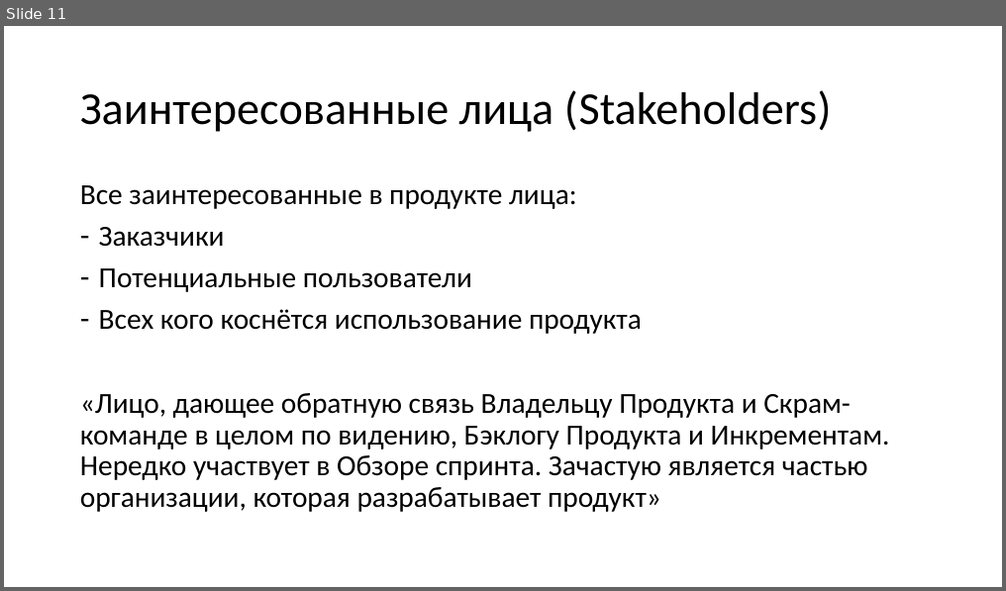
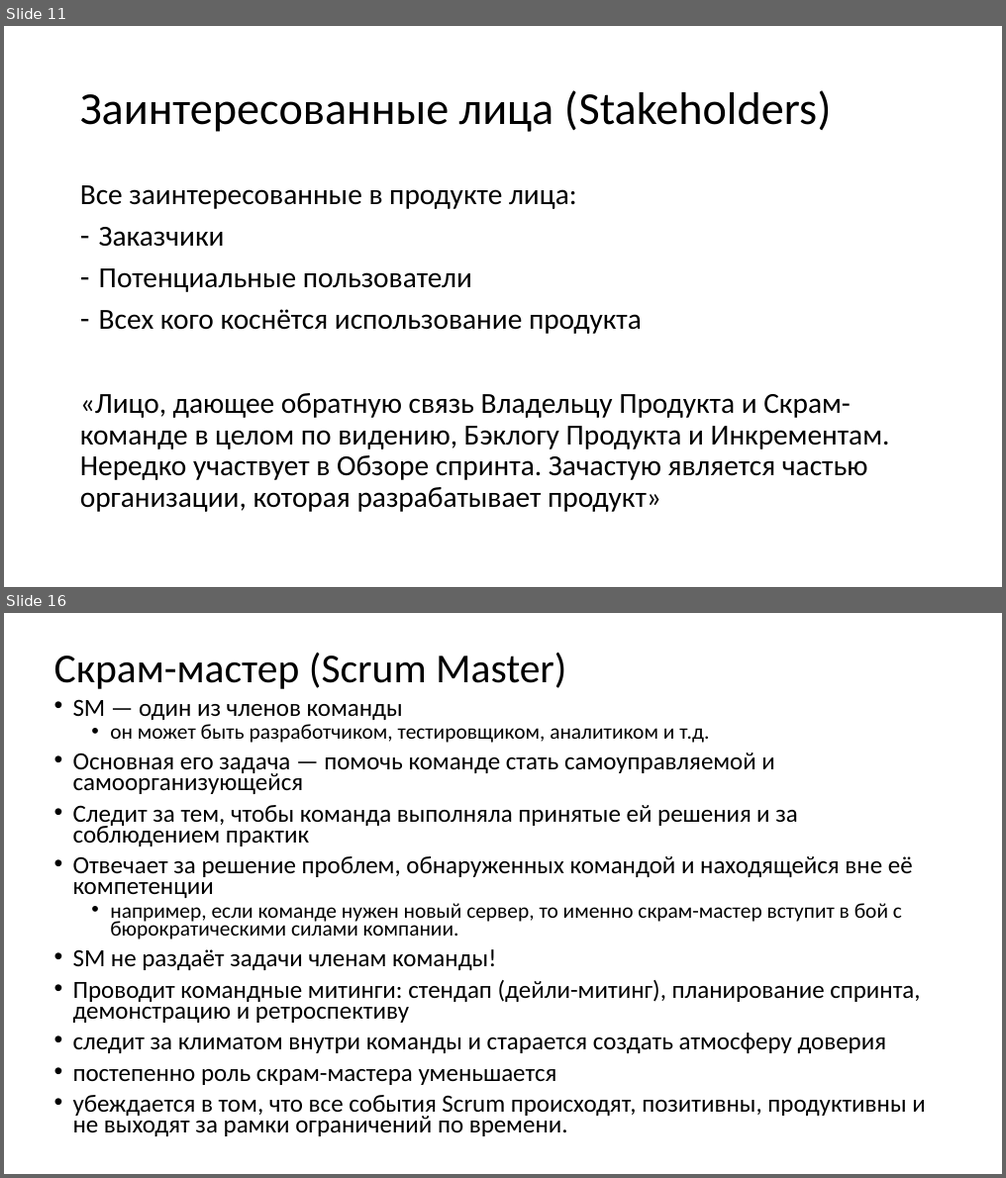
Before and after one commit to xtrueman/soft_dev_mgmt_course, a slide deck: slides/01-SCRUM.pptx. Shown one above the other, each under a label of ours: slide 11 before the commit, slides 11 and 16 after it; the slides between them are not shown. The pictures are 1006x591 and 1006x1178 pixels, drawn with LibreOffice and Linux fonts; fonts in the diff are those of the drawing. Boxes give left, top, right and bottom in pixels: in the first picture for what was removed or moved away, otherwise in the second. Text is boxed around its words. In the diff, an @@ line names an element or a change of style, - is before the commit and + after.

```diff
--- a/slides/01-SCRUM.pptx
+++ b/slides/01-SCRUM.pptx
@@ slide 16 added at [4, 613, 1002, 1174], background #FFFFFF @@
@@ title added at [54, 652, 566, 689], 39.6 pt, text #000000 @@
+Скрам-мастер (Scrum Master)
@@ text added at [73, 699, 926, 1137], 23.8 pt, text #000000 @@
+• SM — один из членов команды
+  • он может быть разработчиком, тестировщиком, аналитиком и т.д.
+• Основная его задача — помочь команде стать самоуправляемой и самоорганизующейся
+• Следит за тем, чтобы команда выполняла принятые ей решения и за соблюдением практик
+• Отвечает за решение проблем, обнаруженных командой и находящейся вне её компетенции
+  • например, если команде нужен новый сервер, то именно скрам-мастер вступит в бой с бюрократическими силами компании.
+• SM не раздаёт задачи членам команды!
+• Проводит командные митинги: стендап (дейли-митинг), планирование спринта, демонстрацию и ретроспективу
+• следит за климатом внутри команды и старается создать атмосферу доверия
+• постепенно роль скрам-мастера уменьшается
+• убеждается в том, что все события Scrum происходят, позитивны, продуктивны и не выходят за рамки ограничений по времени.
```
Also in this commit, not shown: 2 slides changed, 11 other slides added, 6 other files.
